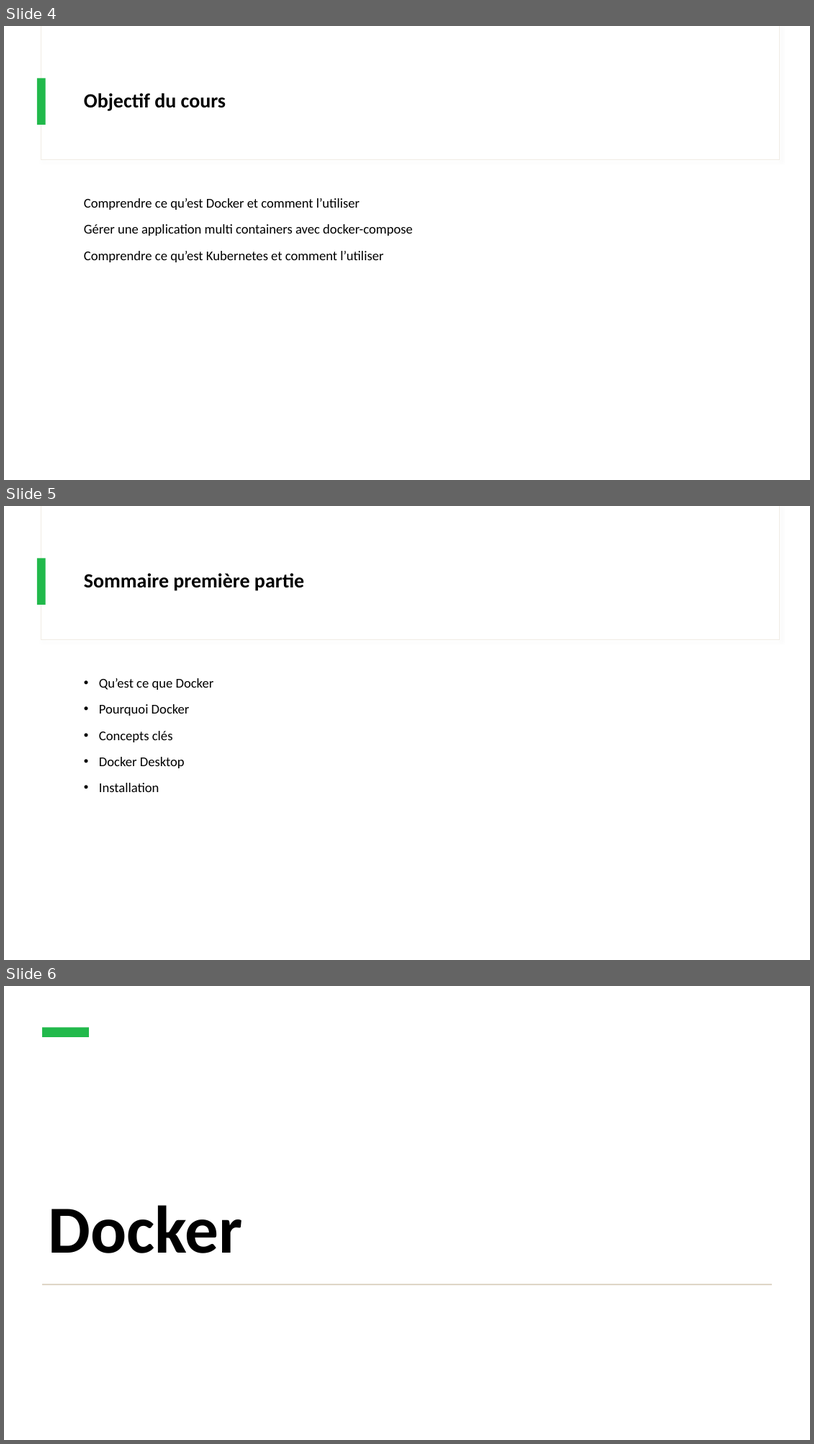
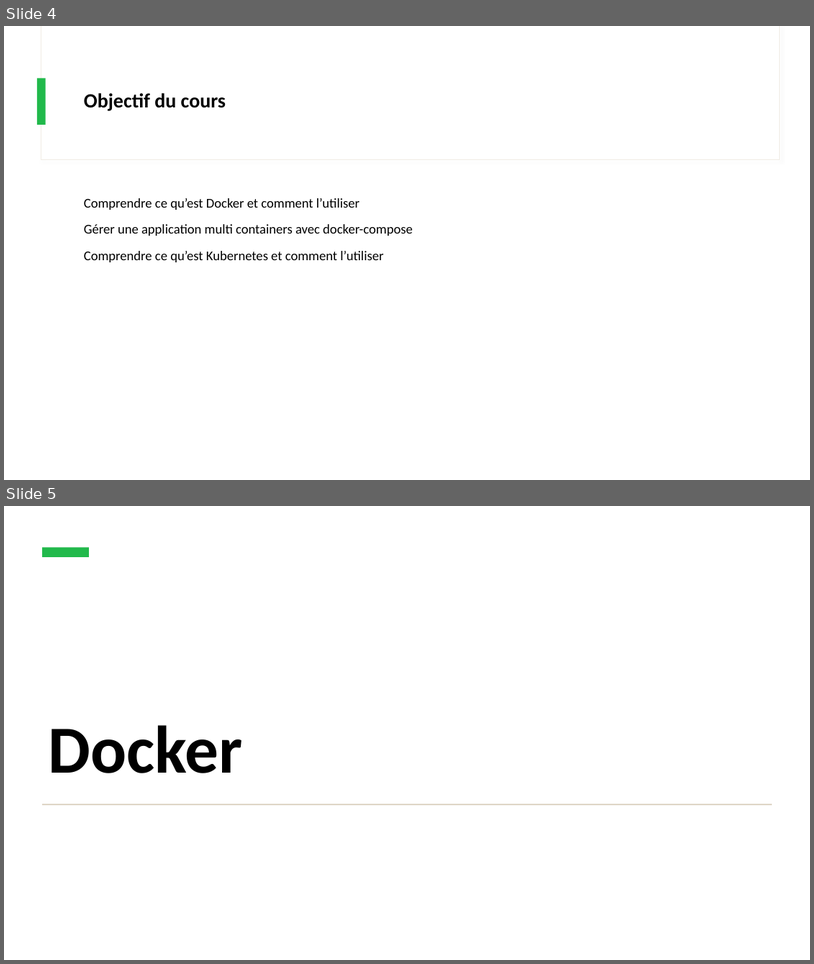
Before and after one commit to IPSSIASIDEV2/Jedy-DockerKubernetes-Formation, a slide deck: Cours/Cours.pptx. Shown one above the other, each under a label of ours: slides 4, 5 and 6 before the commit, slides 4 and 5 after it. The pictures are 814x1444 and 814x964 pixels, drawn with LibreOffice and Linux fonts; fonts in the diff are those of the drawing. Boxes give left, top, right and bottom in pixels: in the first picture for what was removed or moved away, otherwise in the second. Text is boxed around its words. In the diff, an @@ line names an element or a change of style, - is before the commit and + after.

```diff
--- a/Cours/Cours.pptx
+++ b/Cours/Cours.pptx
@@ slide 5 removed at bbox=[4, 506, 810, 960], background #FFFFFF; not listed: 3 template elements that a slide beside it also shows @@
@@ title removed at bbox=[84, 573, 304, 591] @@
-Sommaire première partie
@@ text removed at bbox=[99, 678, 214, 792] @@
-• Qu’est ce que Docker
-• Pourquoi Docker
-• Concepts clés
-• Docker Desktop
-• Installation
@@ what was slide 6 is now slide 5 @@
```
Also in this commit, not shown: 3 slides changed, 2 slides added, 1 other slide removed, 3 other files.
